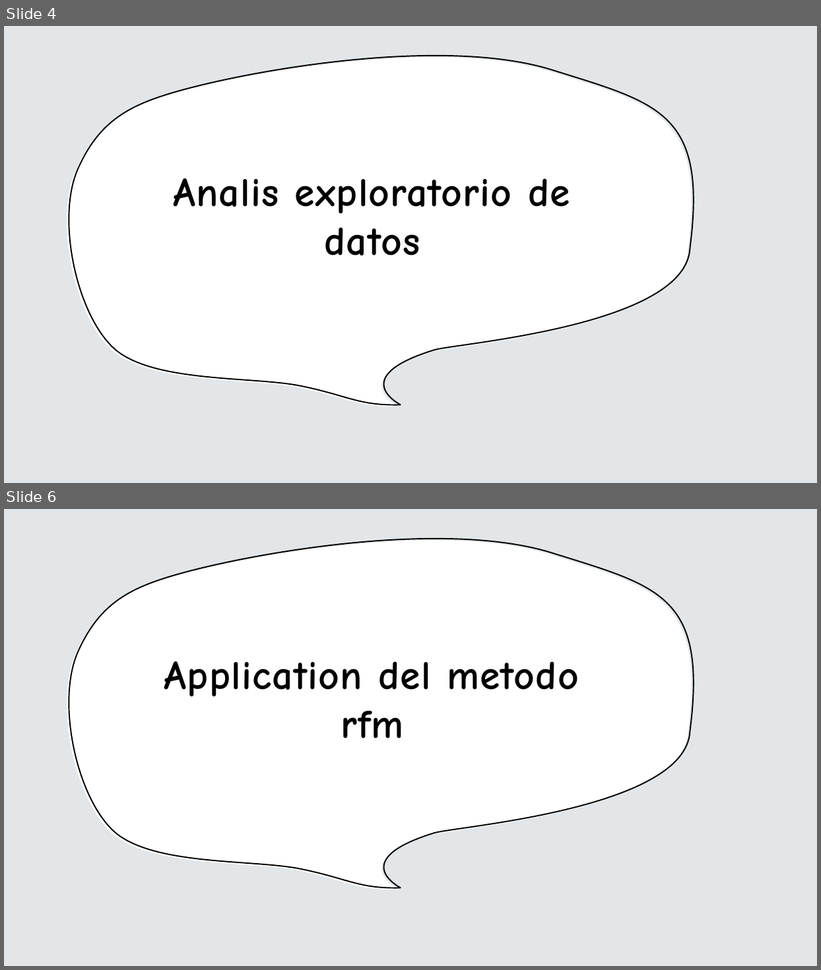
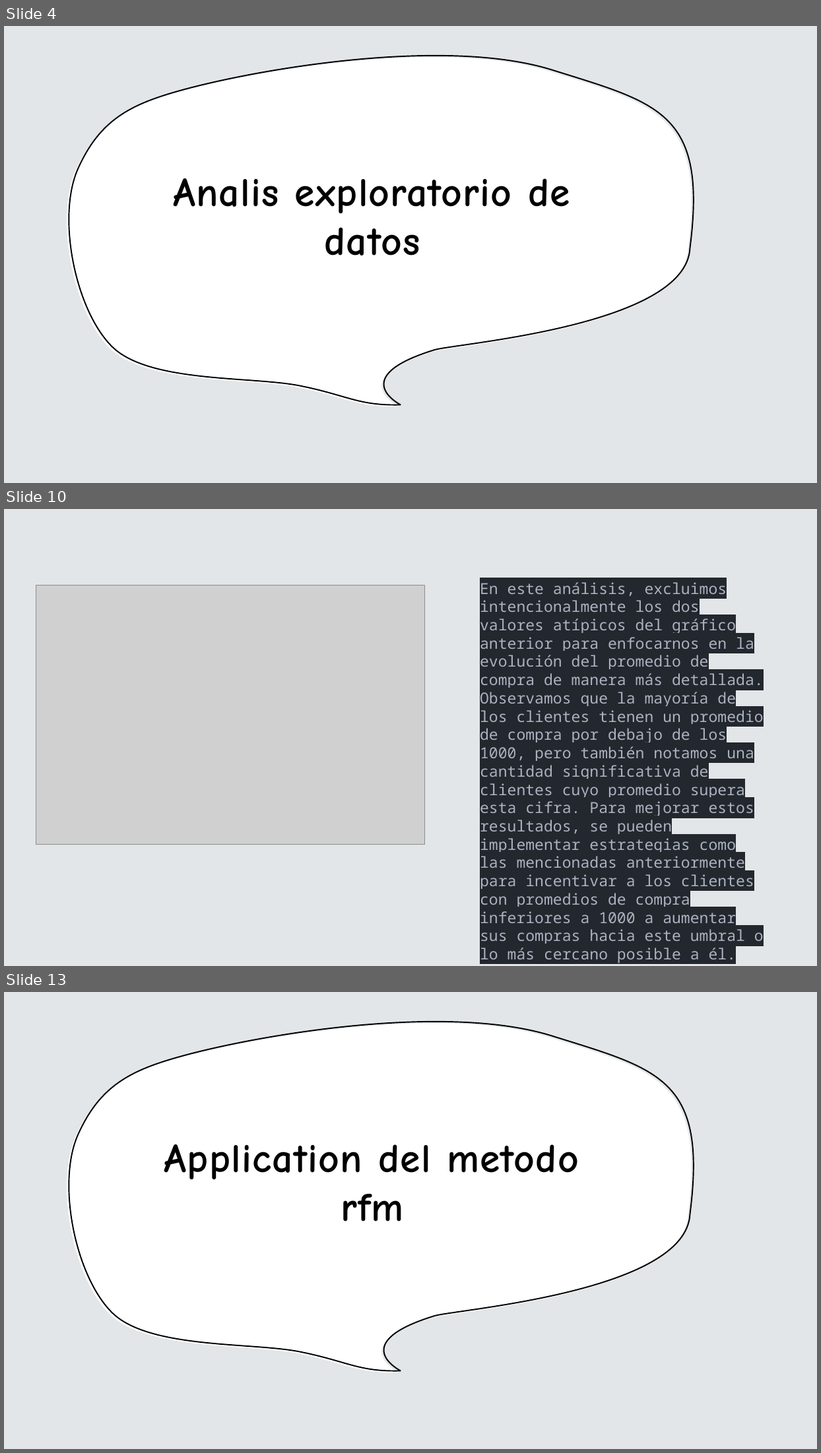
Before and after one commit to kelvin-lab/Customer-Segmentation-CLTV-Retail, a slide deck: Data/static/Esqueleto.pptx. Shown one above the other, each under a label of ours: slides 4 and 6 before the commit, slides 4, 10 and 13 after it; the slides between them are not shown. The pictures are 821x970 and 821x1453 pixels, drawn with LibreOffice and Linux fonts; fonts in the diff are those of the drawing; grey boxes stand for pictures. Boxes give left, top, right and bottom in pixels: in the first picture for what was removed or moved away, otherwise in the second. Text is boxed around its words. In the diff, an @@ line names an element or a change of style, - is before the commit and + after.

```diff
--- a/Data/static/Esqueleto.pptx
+++ b/Data/static/Esqueleto.pptx
@@ slide 10 added at (4, 509, 817, 966), background #E2E6E8 @@
@@ picture added at (36, 586, 424, 845) @@
@@ text added at (480, 580, 764, 964), 18 pt, text #ABB2BF @@
+En este análisis, excluimos intencionalmente los dos valores atípicos del gráfico anterior para enfocarnos en la evolución del promedio de compra de manera más detallada. Observamos que la mayoría de los clientes tienen un promedio de compra por debajo de los 1000, pero también notamos una cantidad significativa de clientes cuyo promedio supera esta cifra. Para mejorar estos resultados, se pueden implementar estrategias como las mencionadas anteriormente para incentivar a los clientes con promedios de compra inferiores a 1000 a aumentar sus compras hacia este umbral o lo más cercano posible a él.
@@ what was slide 6 is now slide 13 @@
```
Also in this commit, not shown: 1 slide changed, 10 other slides added, 3 slides removed, 1 other file.
